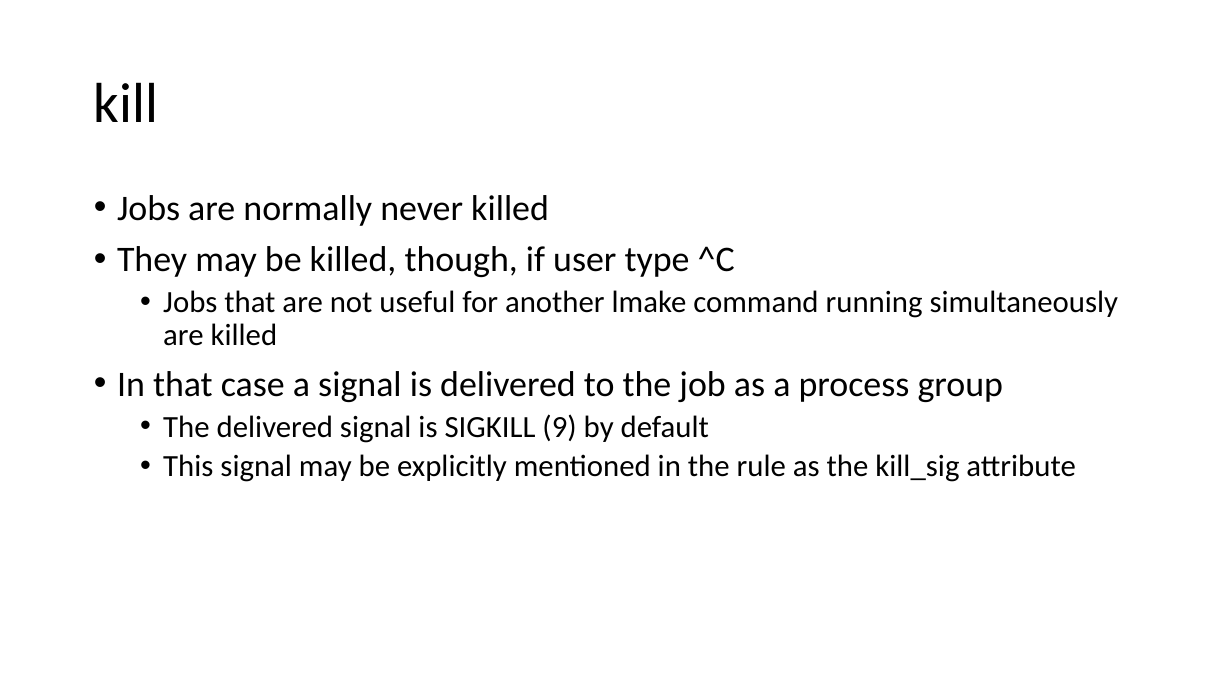
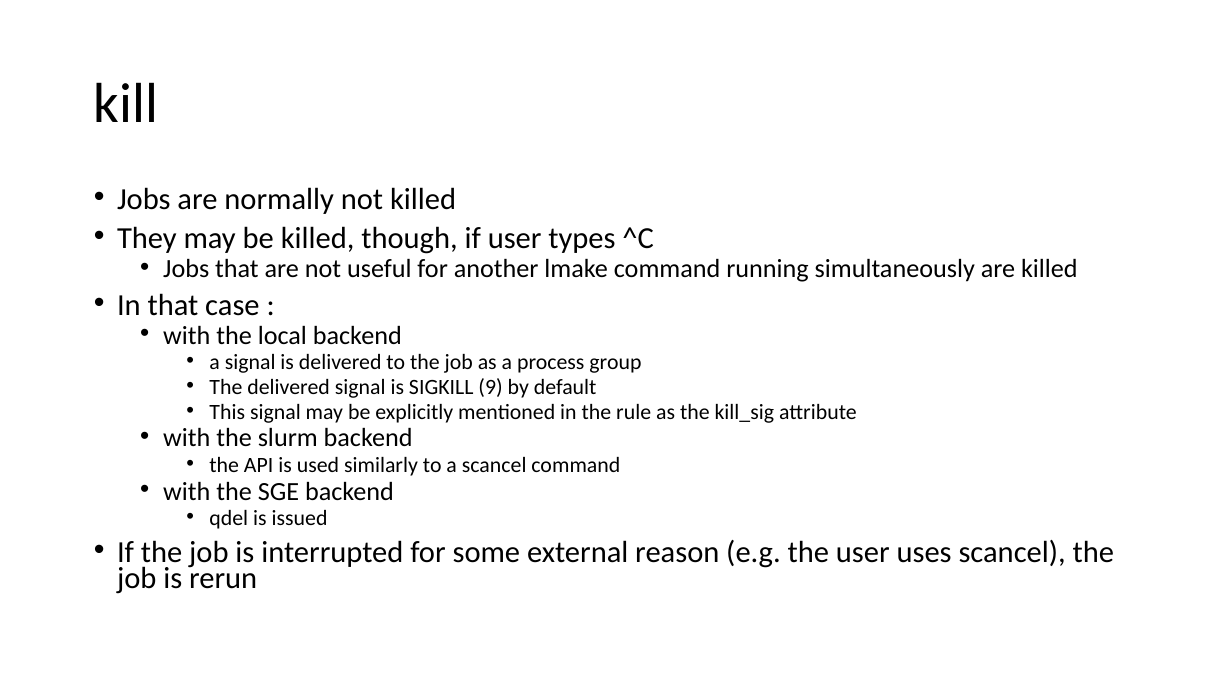
Before and after one commit to cesar-douady/open-lmake, a slide deck: slide 42 of doc/lmake_doc.pptx (slide 46 before the commit). Drawn at 1232x693 pixels with LibreOffice and Linux fonts; fonts in the diff are those of the drawing. Boxes give left, top, right and bottom in pixels: in the first picture for what was removed or moved away, otherwise in the second. Text is boxed around its words. In the diff, an @@ line names an element or a change of style, - is before the commit and + after.

```diff
--- a/doc/lmake_doc.pptx
+++ b/doc/lmake_doc.pptx
@@ text at (x1=117, y1=187, x2=654, y2=254): text changed; size 28 to 23.8 pt @@
-• Jobs are normally never killed
-• They may be killed, though, if user type ^C
+• Jobs are normally not killed
+• They may be killed, though, if user types ^C
@@ text at (x1=163, y1=258, x2=1078, y2=423): size 24 to 20.4 pt in "Jobs that are not useful for another ..."; size 24 to 17 pt in "The delivered signal is SIGKILL (9) by ...", "This signal may be explicitly mentioned in ..."; line spacing 0.9 to 0.7; list level 2 to 3 in "The delivered signal is SIGKILL ..."; list level 2 to 3 in "This signal may be explicitly ..." @@
@@ text at (x1=117, y1=293, x2=641, y2=373): text changed; size 28 to 17 pt @@
-• In that case a signal is delivered to the job as a process group
+• In that case :
+  • with the local backend
+    • a signal is delivered to the job as a process group
@@ text at (x1=117, y1=427, x2=1114, y2=594): paragraphs added @@
+  • with the slurm backend
+    • the API is used similarly to a scancel command
+  • with the SGE backend
+    • qdel is issued
+• If the job is interrupted for some external reason (e.g. the user uses scancel), the job is rerun
```
Also in this commit, not shown: 16 other slides changed, 5 slides removed, 5 other files.
